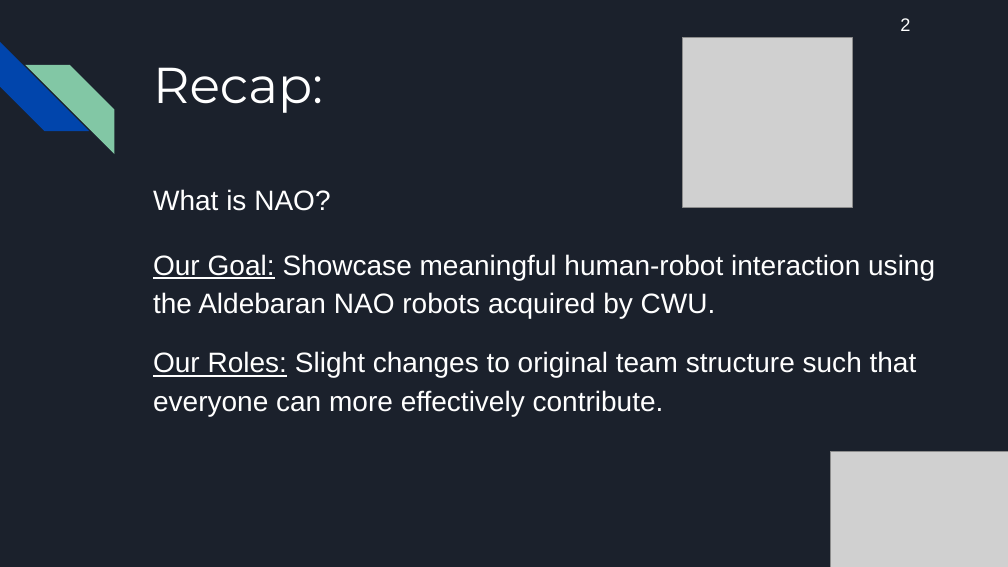
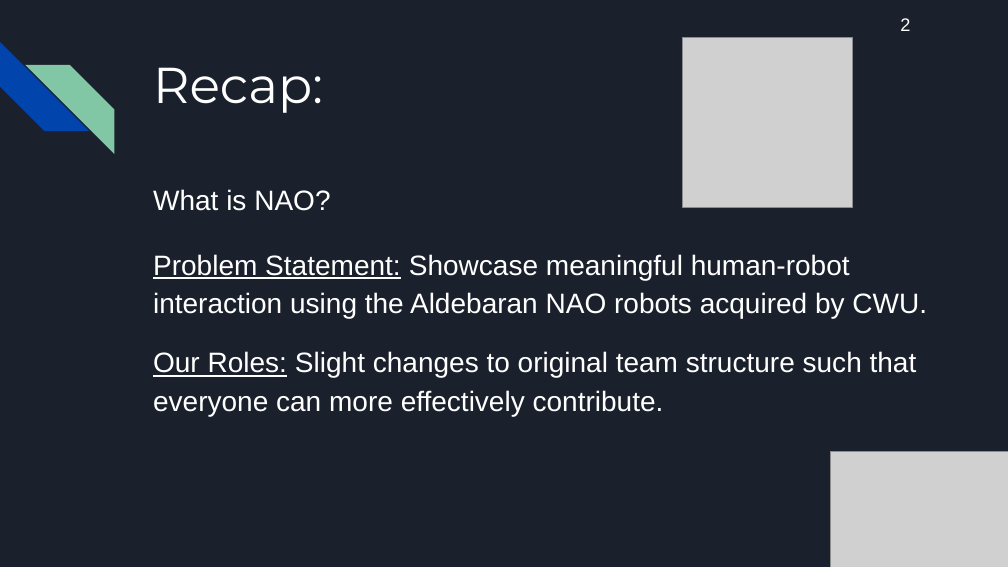
Before and after one commit to haileydhanens/CWU_AriGato, a slide deck: slide 3 of Documentation/AriGato Presentation #2 (1_31_2019).pptx. Drawn at 1008x567 pixels with LibreOffice and Linux fonts; fonts in the diff are those of the drawing; grey boxes stand for pictures. Boxes give left, top, right and bottom in pixels: in the first picture for what was removed or moved away, otherwise in the second. Text is boxed around its words. In the diff, an @@ line names an element or a change of style, - is before the commit and + after.

```diff
--- a/Documentation/AriGato Presentation #2 (1_31_2019).pptx
+++ b/Documentation/AriGato Presentation #2 (1_31_2019).pptx
@@ text at (153, 254, 927, 318): text changed @@
-Our Goal: Showcase meaningful human-robot interaction using the Aldebaran NAO robots acquired by CWU.
+Problem Statement: Showcase meaningful human-robot interaction using the Aldebaran NAO robots acquired by CWU.
```
Also in this commit, not shown: 10 other slides changed, 4 slides added, 2 slides removed, 1 other file.
